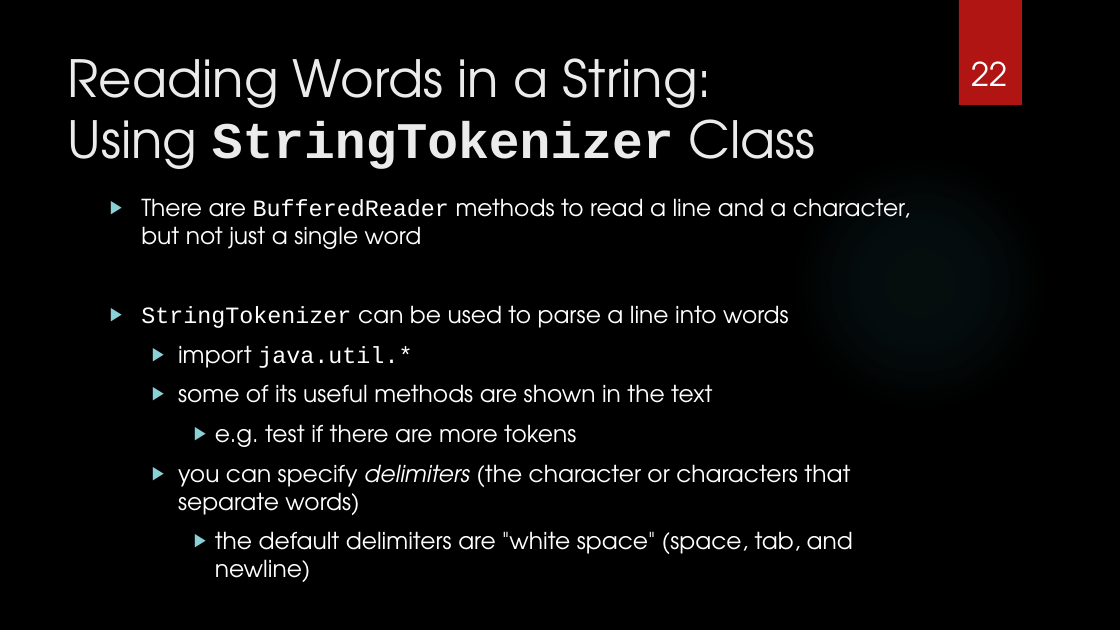
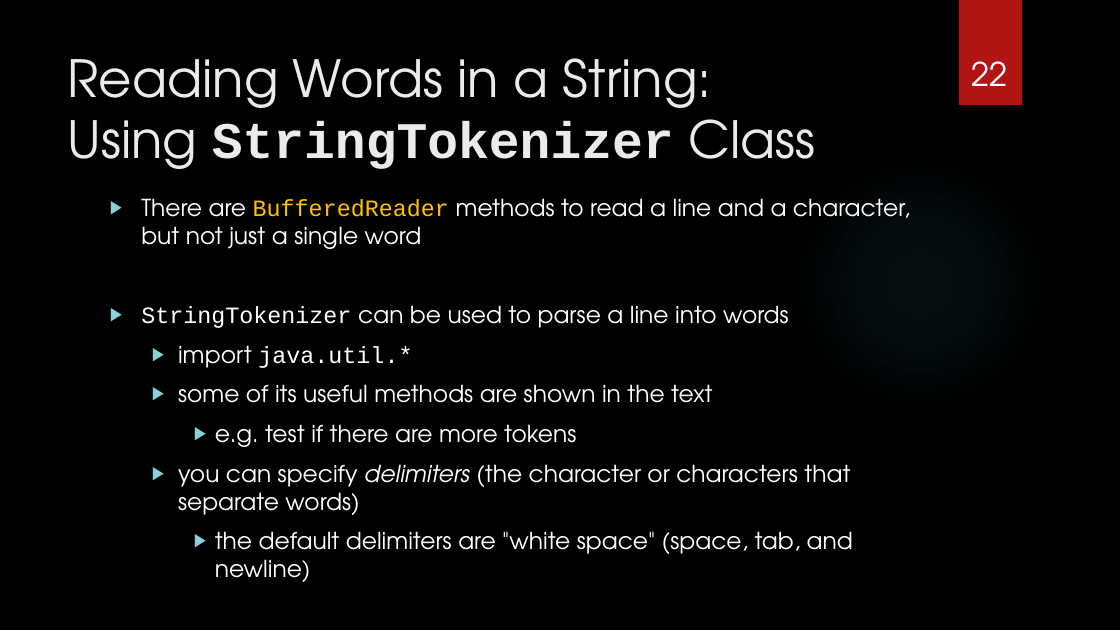
Before and after one commit to 9231058/AP101, a slide deck: slide 22 of slides/07-Ch12.pptx. Drawn at 1120x630 pixels with LibreOffice and Linux fonts; fonts in the diff are those of the drawing; background and template pictures are left out. Boxes give left, top, right and bottom in pixels: in the first picture for what was removed or moved away, otherwise in the second. Text is boxed around its words. In the diff, an @@ line names an element or a change of style, - is before the commit and + after.

```diff
--- a/slides/07-Ch12.pptx
+++ b/slides/07-Ch12.pptx
@@ text at (141,198,910,249): text colour #FFFFFF to #FFC000 in "BufferedReader" @@
```
Also in this commit, not shown: 10 other slides changed, 1 slide added, 1 other file.
